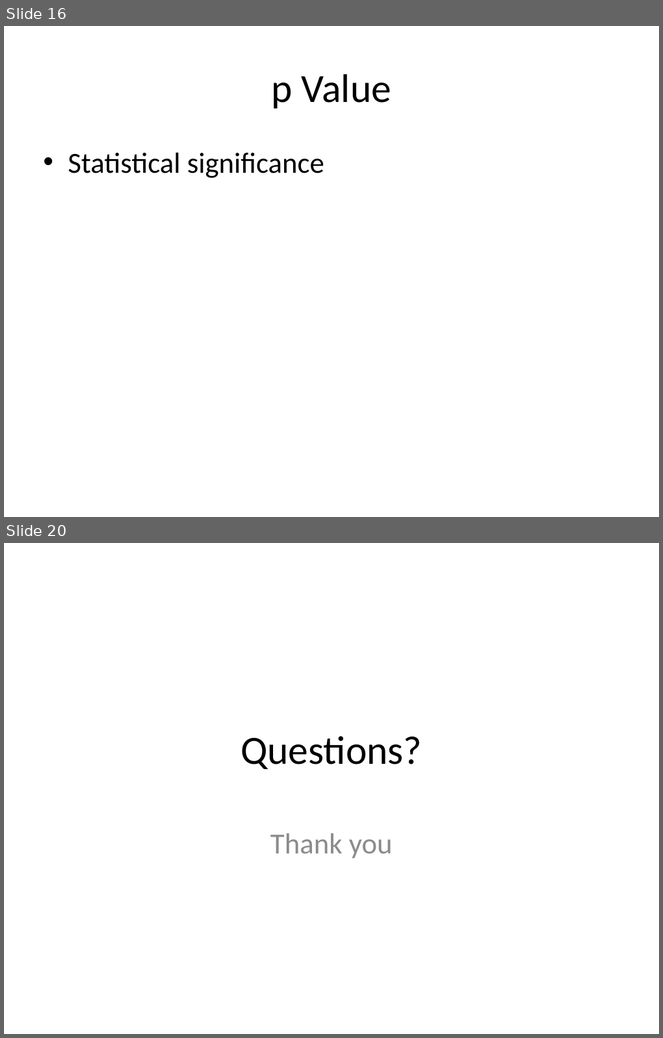
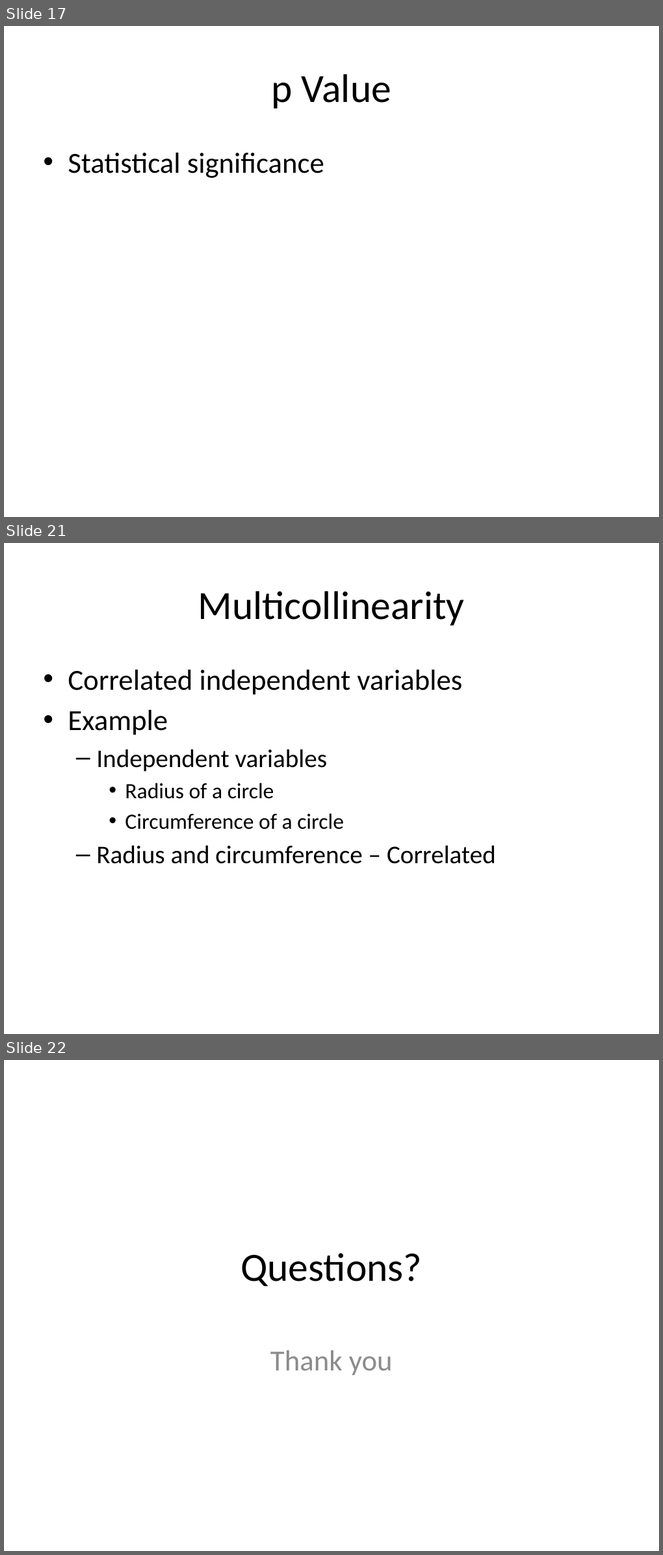
Before and after one commit to look4pritam/ArtificialIntelligence, a slide deck: MachineLearning/LinearRegression/LinearRegression.pptx. Shown one above the other, each under a label of ours: slides 16 and 20 before the commit, slides 17, 21 and 22 after it; the slides between them are not shown. The pictures are 663x1038 and 663x1555 pixels, drawn with LibreOffice and Linux fonts; fonts in the diff are those of the drawing. Boxes give left, top, right and bottom in pixels: in the first picture for what was removed or moved away, otherwise in the second. Text is boxed around its words. In the diff, an @@ line names an element or a change of style, - is before the commit and + after.

```diff
--- a/MachineLearning/LinearRegression/LinearRegression.pptx
+++ b/MachineLearning/LinearRegression/LinearRegression.pptx
@@ slide 21 added at box(4, 543, 659, 1034), background #FFFFFF @@
@@ title added at box(198, 591, 465, 626), 44 pt, text #000000 @@
+Multicollinearity
@@ text added at box(68, 670, 496, 864), 28 pt, text #000000 @@
+• Correlated independent variables
+• Example
+  – Independent variables
+    • Radius of a circle
+    • Circumference of a circle
+  – Radius and circumference – Correlated
@@ what was slide 16 is now slide 17 @@
@@ what was slide 20 is now slide 22 @@
```
Also in this commit, not shown: 5 slides changed, 1 other slide added.
